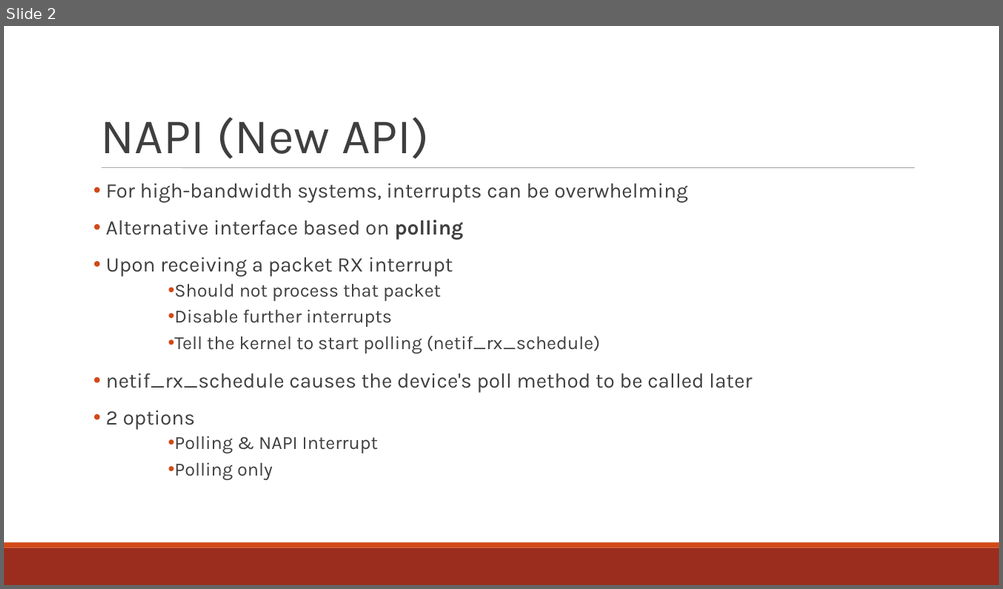
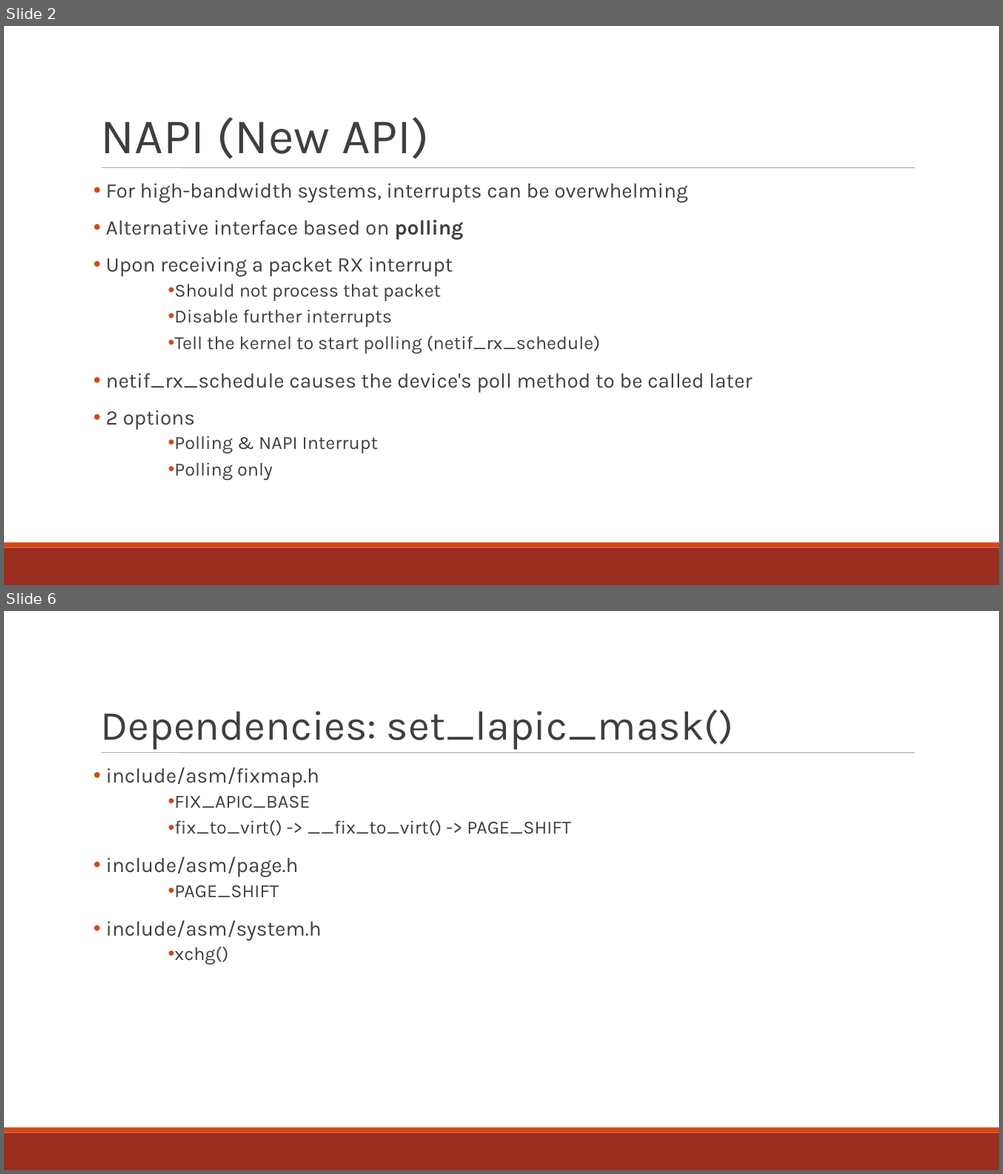
Before and after one commit to minitu/urop_priv, a slide deck: rckemac_linuxdep.ppt. Shown one above the other, each under a label of ours: slide 2 before the commit, slides 2 and 6 after it; the slides between them are not shown. The pictures are 1003x589 and 1003x1174 pixels, drawn with LibreOffice and Linux fonts; fonts in the diff are those of the drawing. Boxes give left, top, right and bottom in pixels: in the first picture for what was removed or moved away, otherwise in the second. Text is boxed around its words. In the diff, an @@ line names an element or a change of style, - is before the commit and + after.

```diff
--- a/rckemac_linuxdep.ppt
+++ b/rckemac_linuxdep.ppt
@@ slide 6 added at (4, 611, 999, 1170), background #FFFFFF; not listed: 3 template elements that a slide beside it also shows @@
@@ title added at (101, 709, 734, 749), 40 pt, text #3F3F3F @@
+Dependencies: set_lapic_mask()
@@ text added at (106, 767, 571, 965), 18 pt, text #3F3F3F @@
+• include/asm/fixmap.h
+  • FIX_APIC_BASE
+  • fix_to_virt() -> __fix_to_virt() -> PAGE_SHIFT
+• include/asm/page.h
+  • PAGE_SHIFT
+• include/asm/system.h
+  • xchg()
```
Also in this commit, not shown: 4 slides changed, 13 other slides added, 2 other files.
